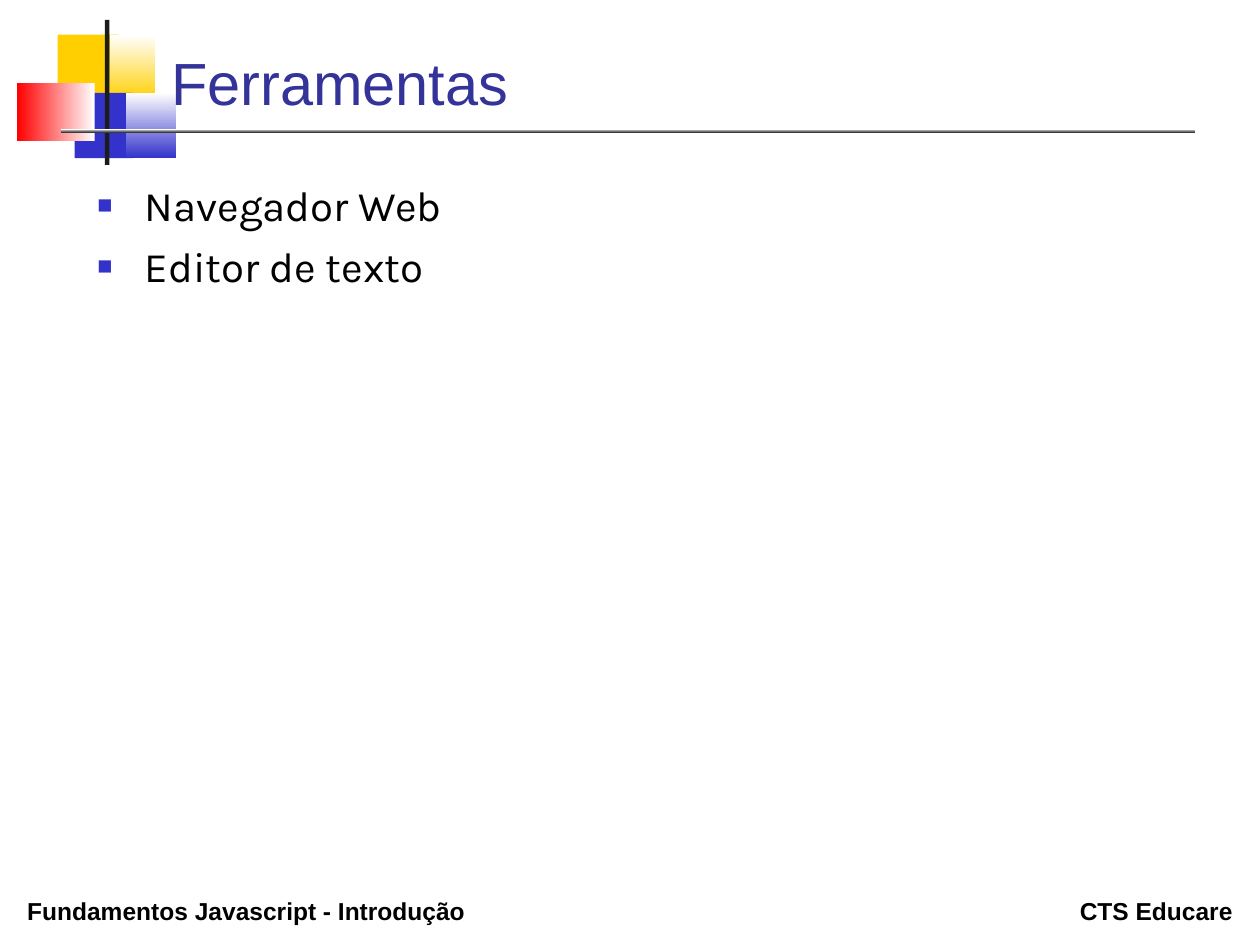
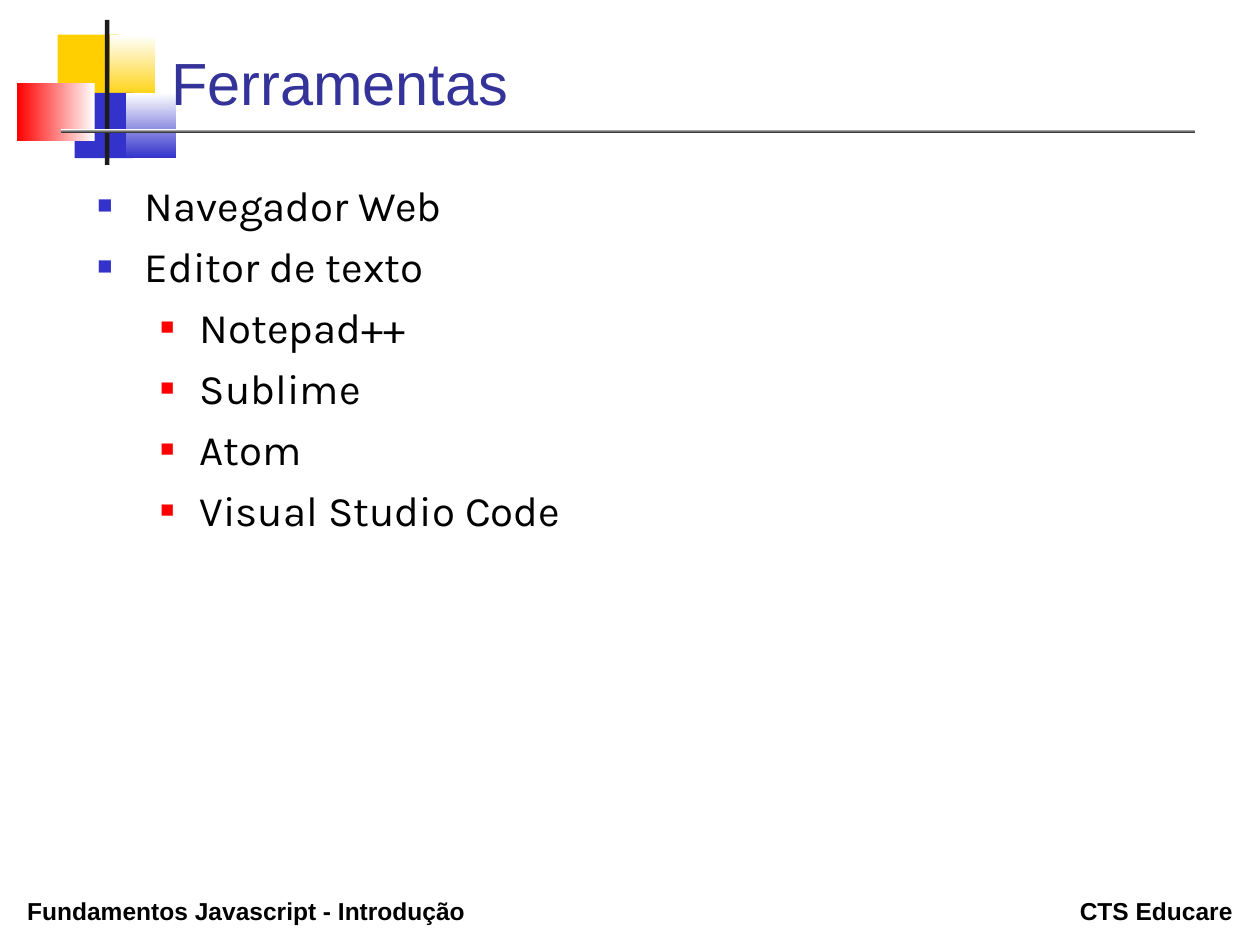
Before and after one commit to erosvitor/curso-javascript-fundamentos, a slide deck: slide 7 of topicos/01_introducao/Introducao.odp (slide 6 before the commit). Drawn at 1260x945 pixels with LibreOffice and Linux fonts; fonts in the diff are those of the drawing. Boxes give left, top, right and bottom in pixels: in the first picture for what was removed or moved away, otherwise in the second. Text is boxed around its words. In the diff, an @@ line names an element or a change of style, - is before the commit and + after.

```diff
--- a/topicos/01_introducao/Introducao.odp
+++ b/topicos/01_introducao/Introducao.odp
@@ text at (x1=200, y1=314, x2=560, y2=527): paragraphs added @@
+  ■ Notepad++
+  ■ Sublime
+  ■ Atom
+  ■ Visual Studio Code
```
Also in this commit, not shown: 4 other slides changed, 1 slide added, 12 other files.
